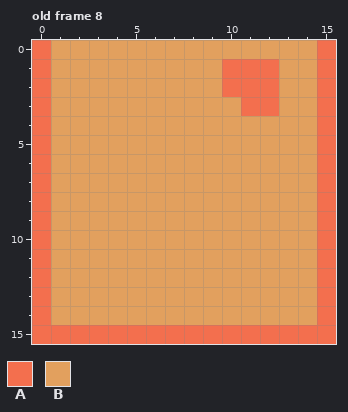
Pixel-art file -- blocks.aseprite. Above: the version before the commit.
16x16 pixels, 14 frames. Shown: old frame 8. The commit also changed other frames, which this record leaves out.
Palette (. is transparent): A #f36f4e  B #e2a05e
Pixels before, old frame 8, first column x 0:
 0 ABBBBBBBBBBBBBBA
 1 ABBBBBBBBBAAABBA
 2 ABBBBBBBBBAAABBA
 3 ABBBBBBBBBBAABBA
 4 ABBBBBBBBBBBBBBA
 5 ABBBBBBBBBBBBBBA
 6 ABBBBBBBBBBBBBBA
 7 ABBBBBBBBBBBBBBA
 8 ABBBBBBBBBBBBBBA
 9 ABBBBBBBBBBBBBBA
10 ABBBBBBBBBBBBBBA
11 ABBBBBBBBBBBBBBA
12 ABBBBBBBBBBBBBBA
13 ABBBBBBBBBBBBBBA
14 ABBBBBBBBBBBBBBA
15 AAAAAAAAAAAAAAAA
The same view after the edit:
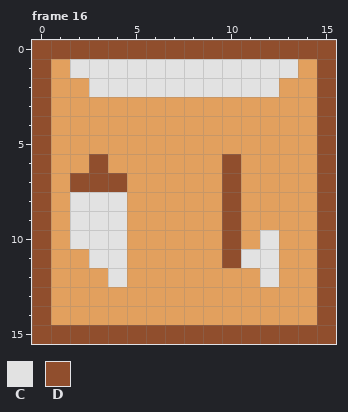
Colours new in this view: C #e2e2e2  D #904e2d
A new or re-ordered frame is compared with the old frame closest to it.
Changes in this commit:
frames 14 -> 17
Frame 16 is new; against old frame 8:
Colour A becomes colour B in row 3 at x 11 to 12.
Colour A becomes colour C in rows 1 to 2 at x 10 to 12.
Colour B becomes colour C in row 1 at x 2 to 9 and 13; in row 2 at x 3 to 9; in rows 8 to 9 at x 2 to 4; in row 10 at x 2 to 4 and 12; in row 11 at x 3 to 4 and 11 to 12; in row 12 at x 4 and 12.
Colour A becomes colour D in rows 0 to 14 at x 0 and 15; in row 15 at x 0 to 15.
Colour B becomes colour D in row 0 at x 1 to 14; in row 6 at x 3 and 10; in row 7 at x 2 to 4 and 10; in rows 8 to 11 at x 10.
Changed places in both pictures, as pixel boxes (x1, y1, x2, y2):
changed: (32, 40, 336, 344)
